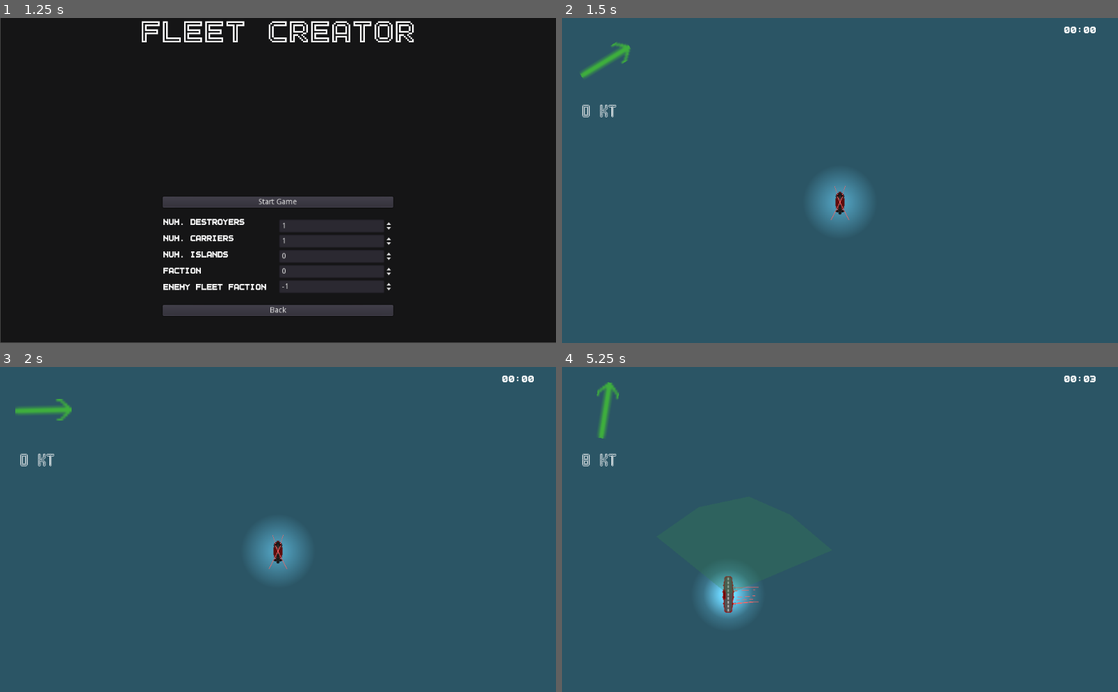
Above: before the commit, frames 1-4 (two rows, left to right).
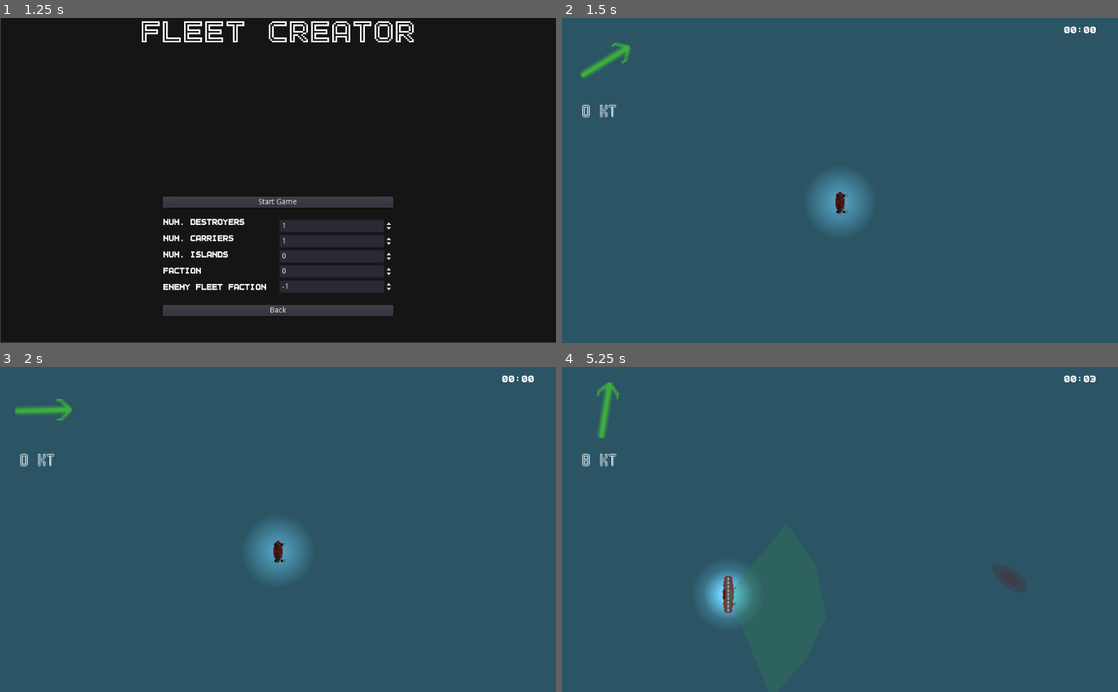
Above: after the commit, the same moments.

Repository: peter-shaw-benson/naval-game
Game: Godot game, scene res://gui/MainMenu.tscn
The game is run twice, just before and just after one commit, with the same random seed, the same clock (stepped at 60 frames per second) and the same inputs.
Inputs (mouse positions are in pixels of both pictures, inside the frame that each line leads up to):
- Up to frame 1 (1.25 s): click "Start Game" at 0.5 s
- Up to frame 2 (1.5 s): click "Start Game" at 1.25 s
- Up to frame 3 (2 s): no input
- Up to frame 4 (5.25 s): drag from (617, 461) to (840, 552) at 2.02 s; drag from (840, 552) to (812, 594) at 2.77 s; move the mouse to (812, 594) at 3.52 s; hold Right (ui_right) 3.53-4.25 s; hold Q (patrol) 3.53-4.25 s; click (812, 594) at 3.67 s; right-click (812, 594) at 3.8 s; drag from (812, 594) to (673, 480) at 4.27 s; move the mouse to (1006, 578) at 5.02 s; hold Left (ui_left) from 5.03 s (still down); hold X (scout) from 5.03 s (still down); click (1006, 578) at 5.17 s

Frame 1 is identical in both runs. In frame 2, less than 0.1% of the frame differs, in the area x 48-52%, y 51-63%; in frame 3, less than 0.1%; in frame 4, 0.4%, in the area x 26-83%, y 62-77%.

Commit message:
fixing detection bugs first

Diff:
--- a/Game Map/LineDrawer.gd
+++ b/Game Map/LineDrawer.gd
@@ -27,7 +27,7 @@
 
 	if ship_list != null:
 		camera_offset = camera.get_camera_offset()
-		print(camera_offset)
+		#print(camera_offset)
 
 		for ship in ship_list:
 			#draw_circle(ship.global_position, ship.get_visibility()*7, Color8(195, 155, 211, 50))
--- a/Miscellaneous/Detection Area.gd
+++ b/Miscellaneous/Detection Area.gd
@@ -39,9 +39,7 @@
 	var visible_string = "visible_to_" + str(self.faction)
 
 	if not body.is_in_group(fact_string):
-		print(body)
 		body.detect()
-
 		body.add_to_group(visible_string)
 
 func _on_DetectionArea_body_exited(body):
@@ -49,6 +47,7 @@
 	var fact_string = "faction_" + str(self.faction)
 	var visible_string = "visible_to_" + str(self.faction)
 
+
 	if not body.is_in_group(fact_string):
 		body.un_detect()
 		body.remove_from_group(visible_string)
--- a/Ships2/Bullets/Bullet.gd
+++ b/Ships2/Bullets/Bullet.gd
@@ -68,6 +68,9 @@
 
 		#print(body)
 
+		if self.weaponData.get_name() == "torpedo":
+			self.scale = Vector2(2, 2)
+
 		get_node("AnimatedSprite").animation = "explosion"
 		get_node("AnimatedSprite").play()
 
--- a/Ships2/CombatUnit.gd
+++ b/Ships2/CombatUnit.gd
@@ -37,6 +37,8 @@
 
 
 var visibility: float
+var visibility_scaled: float
+var num_detections = 0
 var hiding: float
 var detector: DetectionArea
 var wind_resist: float
@@ -91,11 +93,11 @@
 	self.wind_resist = getWindResist()
 
 	# Set up Visibility Collider and Hiding Collider
-	var visibility_scale = visibility * GameState.get_visibility_scale()
+	visibility_scaled = visibility * GameState.get_visibility_scale()
 	#var hiding_scale = hiding * 10
 
 	detector = detector_scene.instance()
-	detector.init(visibility_scale, self.faction)
+	detector.init(visibility_scaled, self.faction)
 
 	add_child(detector)
 
@@ -273,6 +275,12 @@
 func detect():
 	self.show()
 
+	self.num_detections += 1
+
 func un_detect():
-	if self.faction != GameState.get_playerFaction():
+	self.num_detections -= 1
+
+	if self.faction != GameState.get_playerFaction() and \
+		self.num_detections <= 0:
+
 		self.hide()
--- a/Ships2/Plane Launchers/Carrier.gd
+++ b/Ships2/Plane Launchers/Carrier.gd
@@ -446,7 +446,7 @@
 	draw_ghost_sprite()
 
 
-	get_node("ScoutPlaneTriangle").look_at(get_local_mouse_position())
+	get_node("ScoutPlaneTriangle").look_at(get_global_mouse_position())
 	get_node("ScoutPlaneTriangle").rotation += 3 * PI/4
 
 	scout_targets = get_node("ScoutPlaneTriangle").polygon
@@ -515,13 +515,13 @@
 	# sets the alpha value to be very low
 	ghost_sprite.self_modulate.a = 0.2
 
-	ghost_sprite.global_position = get_local_mouse_position()
+	ghost_sprite.global_position = get_global_mouse_position()
 
 	if Input.is_action_pressed("right_click"):
 		#print("rotating ghost sprite")
 		# ideally, this should stick on the temp target
 		ghost_sprite.global_position = self.temp_target
-		ghost_sprite.look_at(get_local_mouse_position())
+		ghost_sprite.look_at(get_global_mouse_position())
 		ghost_sprite.rotation += PI/2
 
 func hide_ghost_sprite():
--- a/Ships2/ShipScene.gd
+++ b/Ships2/ShipScene.gd
@@ -382,7 +382,7 @@
 
 # update this later, once turrets are added
 func _on_ShotTimer_timeout():
-	if is_instance_valid(combat_entity):
+	if is_instance_valid(combat_entity) and in_combat:
 		self.shoot_ship_turrets(combat_ticks)
 
 		self.combat_ticks += 1
@@ -432,13 +432,20 @@
 # bugged for now
 func align_turrets():
 
+	# we do this for each turret so they can independently target things.
+	# change later?
+	var valid_enemies = 0
+
 	for t in turrets:
 		var all_enemy = get_tree().get_nodes_in_group(faction_visibility_group)
 
 		for enemy in all_enemy:
 			var gun2enemy_distance = self.global_position.distance_to(enemy.global_position)
+
 			#print(gun2enemy_distance)
-			if gun2enemy_distance < t.weaponData.get_range() and enemy.get_faction() != self.faction:
+			if gun2enemy_distance < t.weaponData.get_range() and \
+				enemy.get_faction() != self.faction:
+				# this is basically an XOR: the aa gun and plane have to match up
 				if enemy.is_plane() and not t.is_aa_gun():
 					pass
 
@@ -449,11 +456,28 @@
 					# need to use global rotation otherwise things get bad
 					combat_target = combat_entity.global_position
 
+					# t here is turret
 					t.global_rotation = lerp_angle(t.global_rotation,
 						(combat_target - t.global_position).normalized().angle(),
 						t.turn_weight)
 
-
+					valid_enemies += 1
+
+	if self.in_combat == false and valid_enemies > 0:
+		self.enter_combat()
+
+	if valid_enemies == 0:
+		self.exit_combat()
+
+
+func enter_combat():
+	self.in_combat = true
+
+func exit_combat():
+	self.in_combat = false
+
+
+## Movement stuff
 func draw_ghost_sprite():
 	# here, we put the position of the ghost sprite over the mouse
 	# then, if the right mouse is already being held down,
@@ -464,13 +488,13 @@
 	# sets the alpha value to be very low
 	ghost_sprite.self_modulate.a = 0.2
 
-	ghost_sprite.global_position = get_local_mouse_position()
+	ghost_sprite.global_position = get_global_mouse_position()
 
 	if Input.is_action_pressed("right_click"):
 		#print("rotating ghost sprite")
 		# ideally, this should stick on the temp target
 		ghost_sprite.global_position = self.temp_target
-		ghost_sprite.look_at(get_local_mouse_position())
+		ghost_sprite.look_at(get_global_mouse_position())
 		ghost_sprite.rotation += PI/2
 
 func hide_ghost_sprite():
--- a/Ships2/Turrets/Turret.gd
+++ b/Ships2/Turrets/Turret.gd
@@ -60,7 +60,7 @@
 func _process(delta):
 	# fuck. we have to handle the turret alignment here:
 
-	self.point_to(get_global_mouse_position())
+	#self.point_to(get_global_mouse_position())
 #
 #	self.rotation = clamp(self.rotation, firing_arc[0], firing_arc[1])
 	pass
--- a/config_files/weapon_stats.json
+++ b/config_files/weapon_stats.json
@@ -68,7 +68,7 @@
     "speed": 400,
   	"max_range": 50,
   	"fire_rate": 1,
-  	"damage": 1.5,
+  	"damage": 0.5,
   	"piercing": 1,
   	"armor_damage": 0,
     "aa_gun": true
--- a/gui/Fleet Maker.gd
+++ b/gui/Fleet Maker.gd
@@ -62,7 +62,7 @@
 
 func make_enemy_fleet():
 	#var squad = Squadron.new()
-	var ship_list = make_destroyer_array(3, enemy_faction)
+	var ship_list = make_destroyer_array(1, enemy_faction)
 	#print(ship_list[0].speed)
 
 	return ship_list
